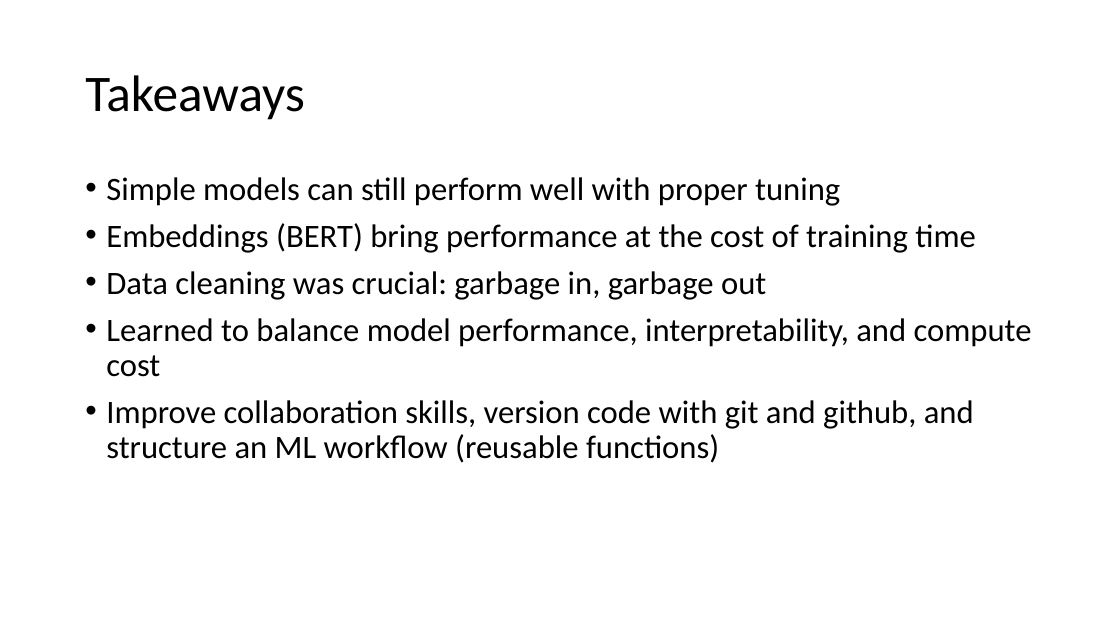
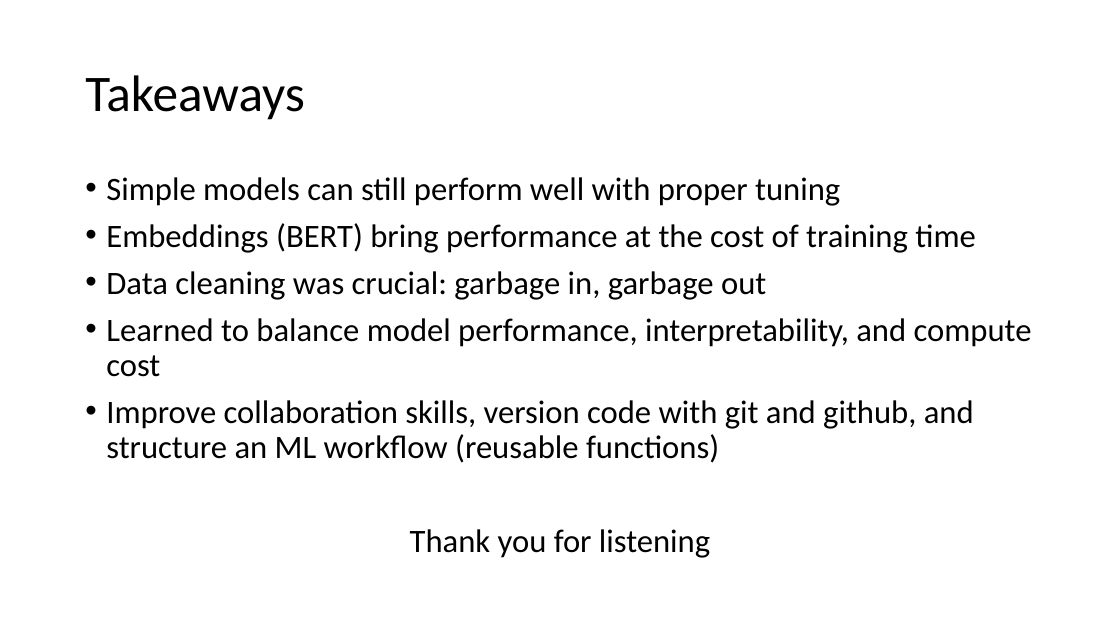
Before and after one commit to JeanDenisD/project-nlp-challenge, a slide deck: slide 9 of g2_presentation.pptx (slide 10 before the commit). Drawn at 1120x630 pixels with LibreOffice and Linux fonts; fonts in the diff are those of the drawing. Boxes give left, top, right and bottom in pixels: in the first picture for what was removed or moved away, otherwise in the second. Text is boxed around its words. In the diff, an @@ line names an element or a change of style, - is before the commit and + after.

```diff
--- a/g2_presentation.pptx
+++ b/g2_presentation.pptx
@@ text at box(410, 529, 710, 558): paragraph added @@
+Thank you for listening
```
Also in this commit, not shown: 5 other slides changed, 1 slide added, 3 slides removed.
